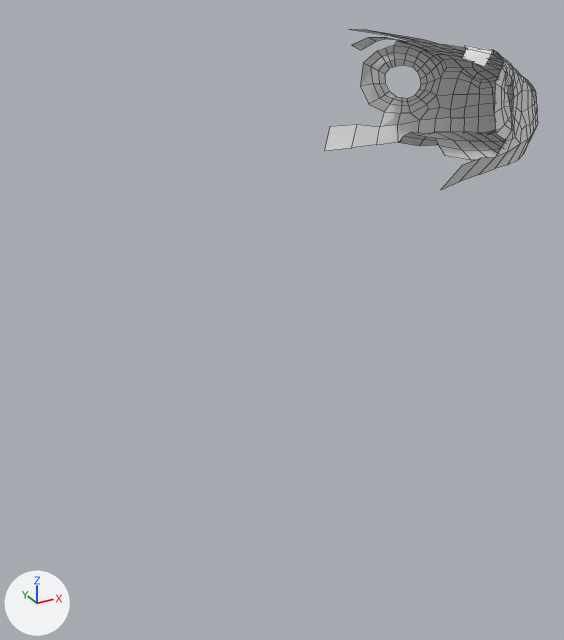
Two versions of the Blender file snake_RetopoFlow_AutoSave.blend, one commit apart.
Both versions are drawn from a camera (50 mm lens) standing at (-7.86, -11.24, 2.32) and looking at (-1.69, -0.01, -3.29). Lighting does not change. The marker at lower left points along +X, +Y and +Z. Mesh edges are drawn as thin lines. The same objects are shown in both versions, whatever each file hides.

Names of what the first picture shows: 'RetopoFlow'.
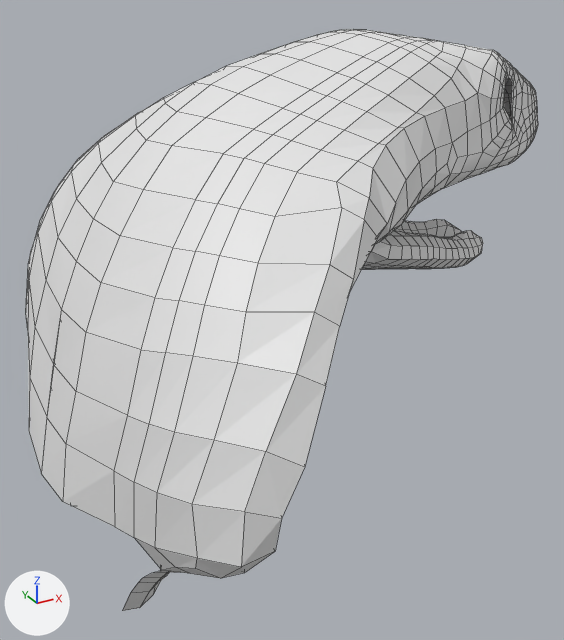
Boxes [x1, y1, x2, y2] around the edits, measured in the pictures (564 x 640 px):
'RetopoFlow', reshaped (140% wider, 260% taller): before [325, 29, 538, 190]; after [26, 29, 538, 611]
part 1 of me_retopoflow, built on: before [325, 29, 537, 190]; after [26, 29, 538, 611]

Diff of the bpy script that builds the scene:
```diff
--- a/snake_RetopoFlow_AutoSave.blend.py
+++ b/snake_RetopoFlow_AutoSave.blend.py
@@ me_retopoflow @@
 # used by ob_retopoflow; location = (0.0, 0.0, 0.0); scale = (2.15, 2.15, 2.15)
-me_retopoflow.from_pydata(...)  # 192 vertices, 152 faces, 2 loose edges; spans x -0.05..1.7, y -0.9..0.0, z -0.36..0.71
+me_retopoflow.from_pydata(...)  # 872 vertices, 801 faces, 2 loose edges; spans x -2.86..1.7, y -2.33..0.0, z -3.3..0.71
+# me_retopoflow part 1: 72 vertices moved from x 0.52..1.57, y -0.83..0.0, z -0.3..0.36 to x 0.55..1.57, y -0.83..0.0, z -0.28..0.38; 15 vertices removed from x -0.05..1.35, y -0.9..-0.21, z -0.36..0.71; 695 vertices added at x -2.86..1.7, y -2.33..0.0, z -3.3..0.71
```
